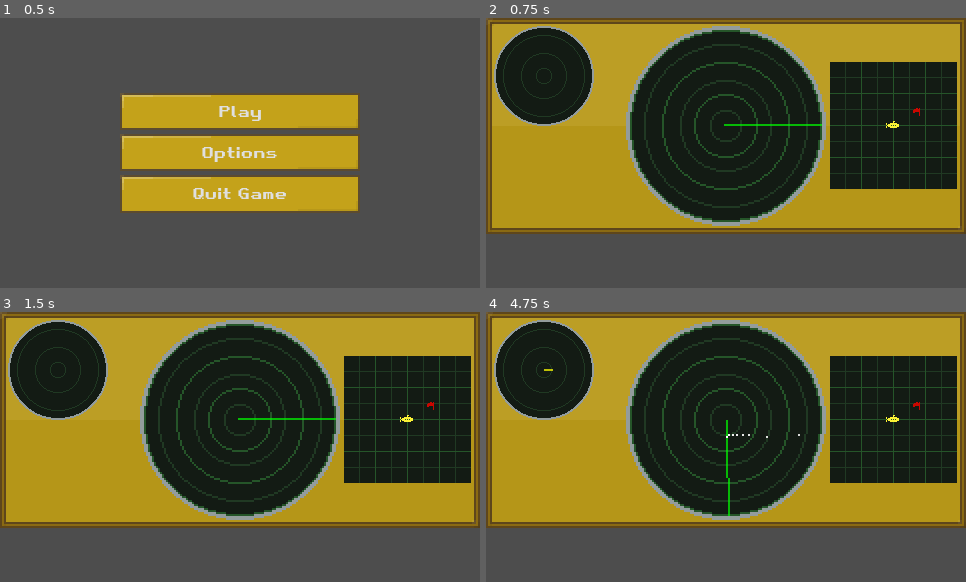
Above: before the commit, frames 1-4 (two rows, left to right).
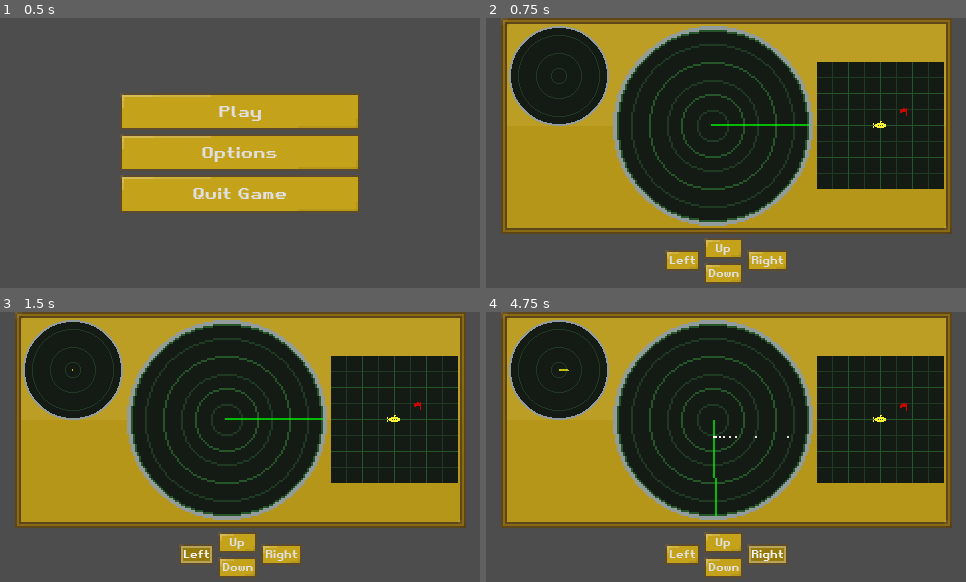
Above: after the commit, the same moments.

Repository: sparkworm/SonarScramble
Game: Godot game, scene res://scenes/main.tscn
Same seed, same stepped clock (60 frames per second), same inputs: the game is played once before the commit and once after it. The engine's default icon, where the game draws it, is replaced by a stand-in: a white triangle on a blue panel in a dark square.
Inputs (mouse positions are in pixels of both pictures, inside the frame that each line leads up to):
- Up to frame 1 (0.5 s): no input
- Up to frame 2 (0.75 s): click "Play" at 0.5 s
- Up to frame 3 (1.5 s): click (196, 555) at 1.25 s, where only the run after the commit has a clickable "Left"
- Up to frame 4 (4.75 s): click (721, 541) at 2 s, where only the run after the commit has a clickable "Up"; click (721, 568) at 2.75 s, where only the run after the commit has a clickable "Down"; click (769, 555) at 3.5 s, where only the run after the commit has a clickable "Right"; tap Enter at 4.25 s; hold D (move_right) from 4.28 s (still down); tap Space (scan) at 4.35 s

Frame 1 is identical in both runs. In frame 2, 24% of the frame differs, in the area x 0-100%, y 0-99%; in frame 3, 24%; in frame 4, 25%.

Commit message:
Changed the way the player submarine is controlled and allowed buttons to control the submarine.

Diff:
--- a/scenes/entities/player_submarine.gd
+++ b/scenes/entities/player_submarine.gd
@@ -1,5 +1,7 @@
 class_name PlayerSubmarine
 extends CharacterBody2D
+
+@export var controllers: Array[MovementController]
 
 @onready var velocity_component = $VelocityComponent
 
@@ -14,6 +16,10 @@
 	velocity = velocity_component.velocity
 	move_and_slide()
 
-## Private function to determine the direction that the sub should be moving based on the inputs
+## Private function to determine the direction that the sub should be moving
+## based on the inputs of all possible controllers
 func _get_movement_direction() -> Vector2:
-	return Input.get_vector("move_left", "move_right", "move_up", "move_down")
+	var direction: Vector2 = Vector2.ZERO
+	for controller in controllers:
+		direction += controller.get_direction()
+	return direction.normalized()
--- a/scenes/entities/player_submarine.tscn
+++ b/scenes/entities/player_submarine.tscn
@@ -1,16 +1,18 @@
-[gd_scene load_steps=5 format=3 uid="uid://gpiem0035mou"]
+[gd_scene load_steps=6 format=3 uid="uid://gpiem0035mou"]
 
 [ext_resource type="Script" path="res://scenes/entities/player_submarine.gd" id="1_hk7em"]
 [ext_resource type="Texture2D" uid="uid://da4mxbp5u4hla" path="res://visuals/sprites/submarine_icon.png" id="1_ji4e7"]
 [ext_resource type="Script" path="res://scenes/components/velocity_component.gd" id="2_ia2vt"]
+[ext_resource type="PackedScene" uid="uid://bjuall2ufymh3" path="res://scenes/ui/key_press_controller.tscn" id="4_ed8ep"]
 
 [sub_resource type="CircleShape2D" id="CircleShape2D_4l6ka"]
 radius = 6.0
 
-[node name="PlayerSubmarine" type="CharacterBody2D"]
+[node name="PlayerSubmarine" type="CharacterBody2D" node_paths=PackedStringArray("controllers")]
 collision_layer = 2
 collision_mask = 7
 script = ExtResource("1_hk7em")
+controllers = [NodePath("KeyPressController")]
 
 [node name="CollisionShape2D" type="CollisionShape2D" parent="."]
 shape = SubResource("CircleShape2D_4l6ka")
@@ -20,3 +22,5 @@
 
 [node name="VelocityComponent" type="Node" parent="."]
 script = ExtResource("2_ia2vt")
+
+[node name="KeyPressController" parent="." instance=ExtResource("4_ed8ep")]
--- a/scenes/inherited/level.tscn
+++ b/scenes/inherited/level.tscn
@@ -8,6 +8,7 @@
 [ext_resource type="PackedScene" uid="uid://pfxbewe666f6" path="res://scenes/sonar/sonar_display.tscn" id="5_fqigm"]
 [ext_resource type="PackedScene" uid="uid://c4y1sqkdcd530" path="res://scenes/speedometer/speedometer.tscn" id="7_qgi4t"]
 [ext_resource type="PackedScene" uid="uid://c8v4yy2ny8l62" path="res://scenes/mini_map/mini_map.tscn" id="8_h7tdx"]
+[ext_resource type="PackedScene" uid="uid://t4mk5g5rw1eo" path="res://scenes/ui/movement_keys_controller.tscn" id="9_snufi"]
 
 [sub_resource type="ViewportTexture" id="ViewportTexture_hjbyk"]
 viewport_path = NodePath("MiniMap")
@@ -22,40 +23,56 @@
 [node name="Terrain" parent="." instance=ExtResource("2_btskq")]
 visible = false
 
-[node name="PlayerSubmarine" parent="." instance=ExtResource("3_qdnrg")]
+[node name="PlayerSubmarine" parent="." node_paths=PackedStringArray("controllers") instance=ExtResource("3_qdnrg")]
 visible = false
+controllers = [NodePath("KeyPressController"), NodePath("../CanvasLayer/VBoxContainer/HBoxContainer/MovementKeys")]
 
 [node name="Sonar" parent="PlayerSubmarine" instance=ExtResource("4_pa7re")]
 
 [node name="CanvasLayer" type="CanvasLayer" parent="."]
 
-[node name="PanelContainer" type="PanelContainer" parent="CanvasLayer"]
-anchors_preset = 10
-anchor_right = 1.0
-offset_bottom = 216.0
+[node name="VBoxContainer" type="VBoxContainer" parent="CanvasLayer"]
+anchors_preset = 5
+anchor_left = 0.5
+anchor_right = 0.5
+offset_left = -225.5
+offset_right = 225.5
+offset_bottom = 266.0
 grow_horizontal = 2
+size_flags_horizontal = 3
 theme = ExtResource("5_curqo")
 
-[node name="HBoxContainer" type="HBoxContainer" parent="CanvasLayer/PanelContainer"]
+[node name="GuagesContainer" type="PanelContainer" parent="CanvasLayer/VBoxContainer"]
+layout_mode = 2
+theme = ExtResource("5_curqo")
+
+[node name="HBoxContainer" type="HBoxContainer" parent="CanvasLayer/VBoxContainer/GuagesContainer"]
 layout_mode = 2
 
-[node name="Speedometer" parent="CanvasLayer/PanelContainer/HBoxContainer" node_paths=PackedStringArray("player") instance=ExtResource("7_qgi4t")]
+[node name="Speedometer" parent="CanvasLayer/VBoxContainer/GuagesContainer/HBoxContainer" node_paths=PackedStringArray("player") instance=ExtResource("7_qgi4t")]
 layout_mode = 2
 size_flags_horizontal = 3
-player = NodePath("../../../../PlayerSubmarine")
+player = NodePath("../../../../../PlayerSubmarine")
 
-[node name="SonarDisplay" parent="CanvasLayer/PanelContainer/HBoxContainer" node_paths=PackedStringArray("sonar") instance=ExtResource("5_fqigm")]
+[node name="SonarDisplay" parent="CanvasLayer/VBoxContainer/GuagesContainer/HBoxContainer" node_paths=PackedStringArray("sonar") instance=ExtResource("5_fqigm")]
 layout_mode = 2
 size_flags_horizontal = 3
-sonar = NodePath("../../../../PlayerSubmarine/Sonar")
+sonar = NodePath("../../../../../PlayerSubmarine/Sonar")
 
-[node name="MiniMap" parent="CanvasLayer/PanelContainer/HBoxContainer" node_paths=PackedStringArray("player", "destination") instance=ExtResource("8_h7tdx")]
+[node name="MiniMap" parent="CanvasLayer/VBoxContainer/GuagesContainer/HBoxContainer" node_paths=PackedStringArray("player", "destination") instance=ExtResource("8_h7tdx")]
 layout_mode = 2
 size_flags_horizontal = 3
 texture = SubResource("ViewportTexture_hjbyk")
 stretch_mode = 3
-player = NodePath("../../../../PlayerSubmarine")
-destination = NodePath("../../../../WinZone")
+player = NodePath("../../../../../PlayerSubmarine")
+destination = NodePath("../../../../../WinZone")
+
+[node name="HBoxContainer" type="HBoxContainer" parent="CanvasLayer/VBoxContainer"]
+layout_mode = 2
+size_flags_horizontal = 4
+
+[node name="MovementKeys" parent="CanvasLayer/VBoxContainer/HBoxContainer" instance=ExtResource("9_snufi")]
+layout_mode = 2
 
 [node name="WinZone" type="Area2D" parent="."]
 visible = false
--- /dev/null
+++ b/scenes/ui/key_press_controller.gd
@@ -0,0 +1,4 @@
+extends MovementController
+
+func get_direction() -> Vector2:
+	return Input.get_vector("move_left", "move_right", "move_up", "move_down")
--- /dev/null
+++ b/scenes/ui/key_press_controller.tscn
@@ -0,0 +1,6 @@
+[gd_scene load_steps=2 format=3 uid="uid://bjuall2ufymh3"]
+
+[ext_resource type="Script" path="res://scenes/ui/key_press_controller.gd" id="1_eckj2"]
+
+[node name="KeyPressController" type="Node"]
+script = ExtResource("1_eckj2")
--- /dev/null
+++ b/scenes/ui/movement_controller.gd
@@ -0,0 +1,8 @@
+class_name MovementController
+extends Node
+
+signal movement_inputed(direction: Vector2)
+
+## Virtual function for getting the direction
+func get_direction() -> Vector2:
+	return Vector2.ZERO
--- /dev/null
+++ b/scenes/ui/movement_keys_controller.gd
@@ -0,0 +1,13 @@
+extends MovementController
+
+func get_direction() -> Vector2:
+	var direction: Vector2 = Vector2(0,0)
+	if %MoveLeftButton.button_pressed:
+		direction.x -= 1
+	if %MoveRightButton.button_pressed:
+		direction.x += 1
+	if %MoveUpButton.button_pressed:
+		direction.y -= 1
+	if %MoveDownButton.button_pressed:
+		direction.y += 1
+	return direction.normalized()
--- /dev/null
+++ b/scenes/ui/movement_keys_controller.tscn
@@ -0,0 +1,36 @@
+[gd_scene load_steps=2 format=3 uid="uid://t4mk5g5rw1eo"]
+
+[ext_resource type="Script" path="res://scenes/ui/movement_keys_controller.gd" id="1_0s20x"]
+
+[node name="MovementKeysController" type="HBoxContainer"]
+size_flags_horizontal = 0
+script = ExtResource("1_0s20x")
+
+[node name="MoveLeftButton" type="Button" parent="."]
+unique_name_in_owner = true
+layout_mode = 2
+size_flags_vertical = 4
+theme_override_font_sizes/font_size = 10
+text = "Left"
+
+[node name="VBoxContainer" type="VBoxContainer" parent="."]
+layout_mode = 2
+
+[node name="MoveUpButton" type="Button" parent="VBoxContainer"]
+unique_name_in_owner = true
+layout_mode = 2
+theme_override_font_sizes/font_size = 10
+text = "Up"
+
+[node name="MoveDownButton" type="Button" parent="VBoxContainer"]
+unique_name_in_owner = true
+layout_mode = 2
+theme_override_font_sizes/font_size = 10
+text = "Down"
+
+[node name="MoveRightButton" type="Button" parent="."]
+unique_name_in_owner = true
+layout_mode = 2
+size_flags_vertical = 4
+theme_override_font_sizes/font_size = 10
+text = "Right"
Not shown: 1 places in scenes/inherited/level.tscn that only renumber resources
